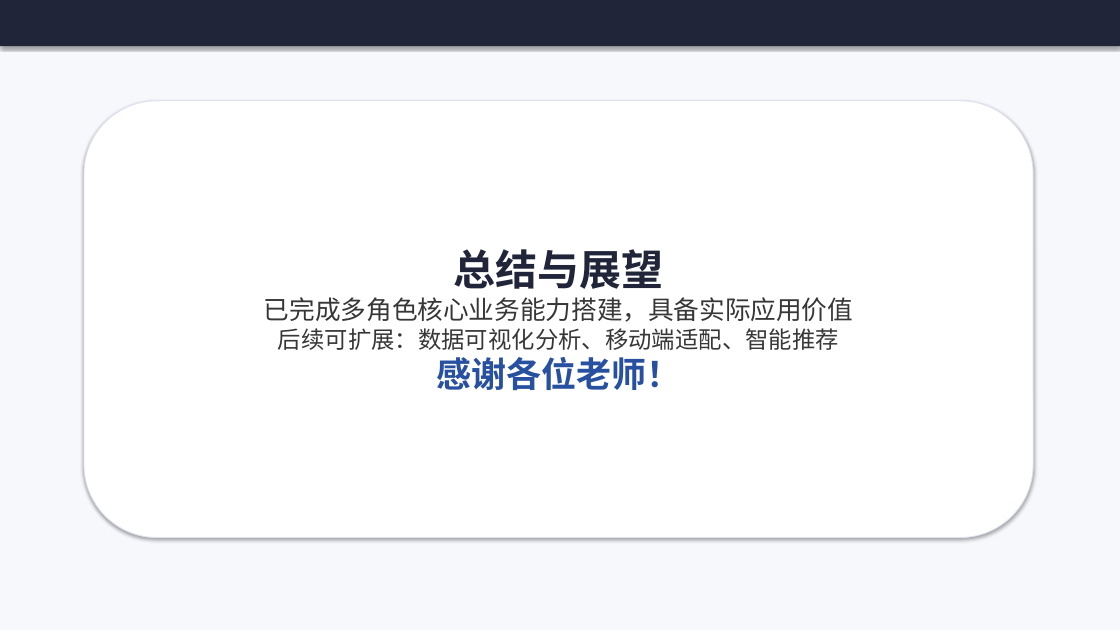
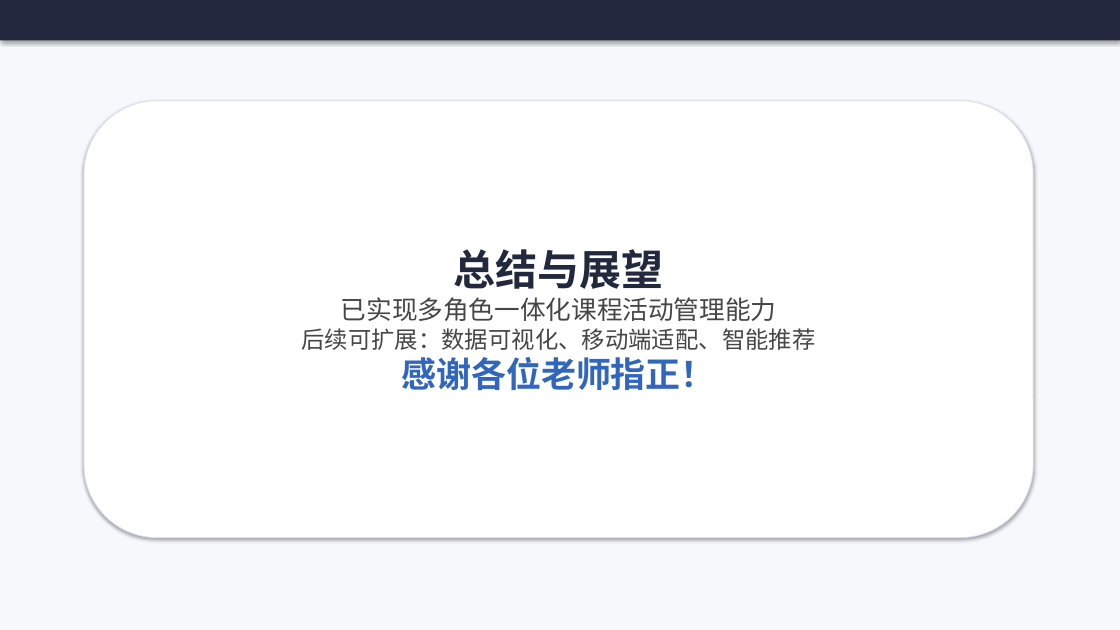
Before and after one commit to cxkqq/Student_Exam, a slide deck: slide 15 of defense_ppt.pptx (slide 10 before the commit). Drawn at 1120x630 pixels with LibreOffice and Linux fonts; fonts in the diff are those of the drawing. Boxes give left, top, right and bottom in pixels: in the first picture for what was removed or moved away, otherwise in the second. Text is boxed around its words. In the diff, an @@ line names an element or a change of style, - is before the commit and + after.

```diff
--- a/defense_ppt.pptx
+++ b/defense_ppt.pptx
@@ rectangle: place and size @@
-rectangle at (0,0,1120,46)
+rectangle at (0,0,1120,40)
@@ rectangle at (0,0,1120,40): fill #20253A to #22293F @@
@@ text in rounded rectangle at (301,297,815,390): text changed; text colour #373737 to #464646 @@
-已完成多角色核心业务能力搭建，具备实际应用价值
-后续可扩展：数据可视化分析、移动端适配、智能推荐
-感谢各位老师！
+已实现多角色一体化课程活动管理能力
+后续可扩展：数据可视化、移动端适配、智能推荐
+感谢各位老师指正！
```
Also in this commit, not shown: 5 other slides changed, 9 slides added, 4 slides removed.
